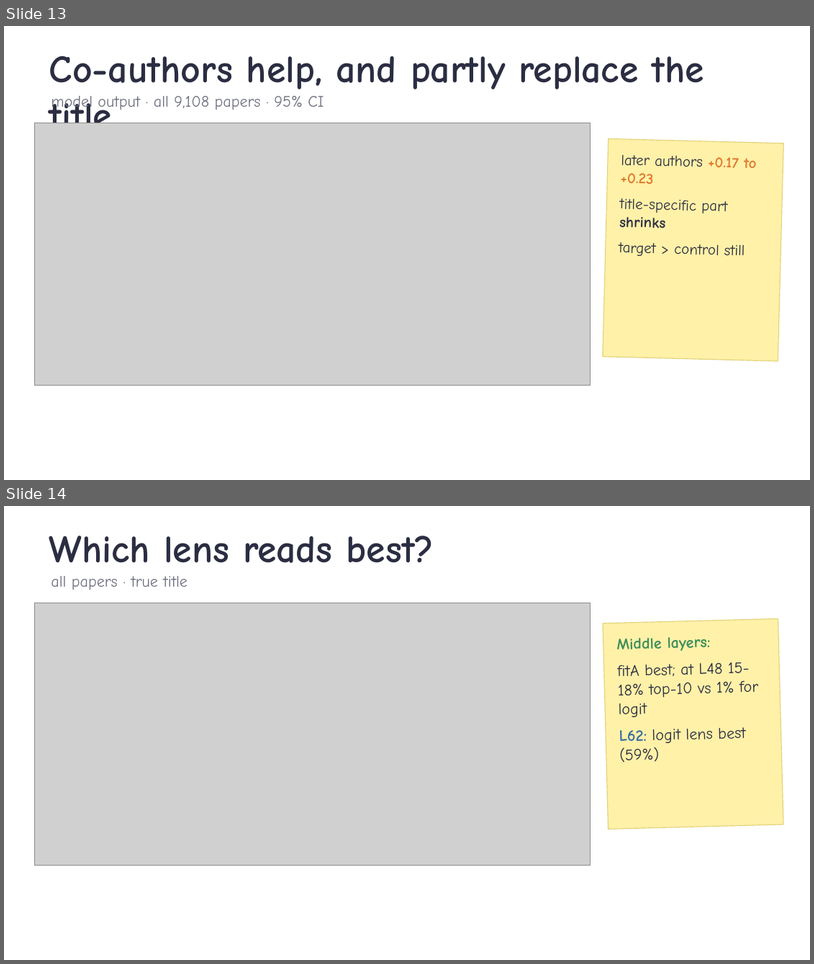
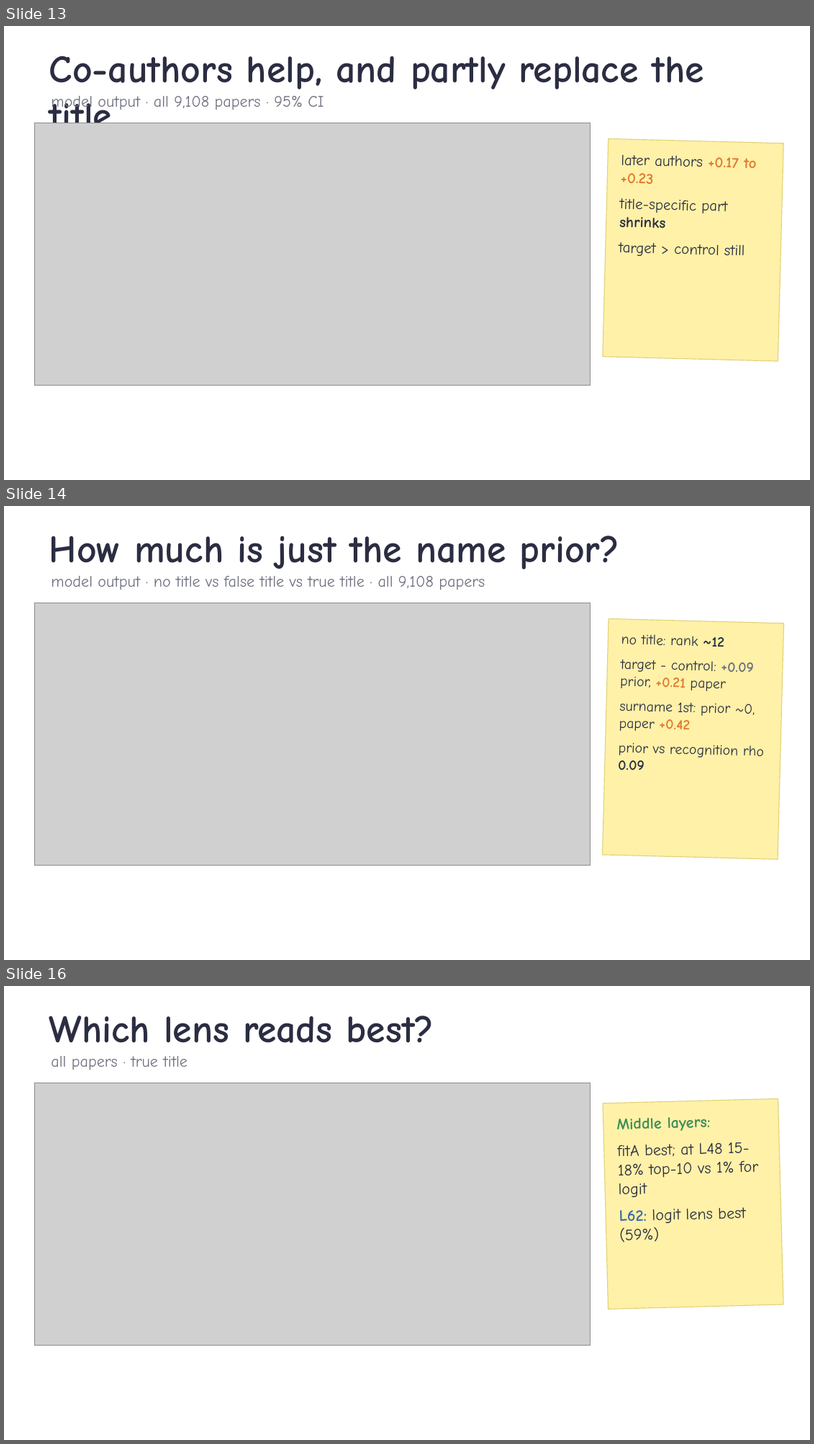
Before and after one commit to ZhiQ1/jlens-authorship-recall, a slide deck: experiment_files/351_stage10/reports/talk/Stage10_author_readout_talk.pptx. Shown one above the other, each under a label of ours: slides 13 and 14 before the commit, slides 13, 14 and 16 after it; the slides between them are not shown. The pictures are 814x964 and 814x1444 pixels, drawn with LibreOffice and Linux fonts; fonts in the diff are those of the drawing; grey boxes stand for pictures; background and template pictures are left out. Boxes give left, top, right and bottom in pixels: in the first picture for what was removed or moved away, otherwise in the second. Text is boxed around its words. In the diff, an @@ line names an element or a change of style, - is before the commit and + after.

Commit message:
Stage 12 code; name-prior analysis and probe controls; report and talk updated

```diff
--- a/experiment_files/351_stage10/reports/talk/Stage10_author_readout_talk.pptx
+++ b/experiment_files/351_stage10/reports/talk/Stage10_author_readout_talk.pptx
@@ slide 14 added at [4,506,810,960], background picture (left out) @@
@@ text added at [49,536,620,569], 46 pt, text #2B2D42, bold @@
+How much is just the name prior?
@@ text added at [51,576,485,590], 19 pt, text #6E7080 @@
+model output · no title vs false title vs true title · all 9,108 papers
@@ picture added at [34,602,591,865] @@
@@ rectangle added at [603,619,784,859], fill #FFF1A8, outline #E2D37A 1 pt, 17 pt, text #2B2D42 @@
+no title: rank ~12
+target - control: +0.09 prior, +0.21 paper
+surname 1st: prior ~0, paper +0.42
+prior vs recognition rho 0.09
@@ what was slide 14 is now slide 16 @@
```
Also in this commit, not shown: 2 slides changed, 1 other slide added, 25 other files.
